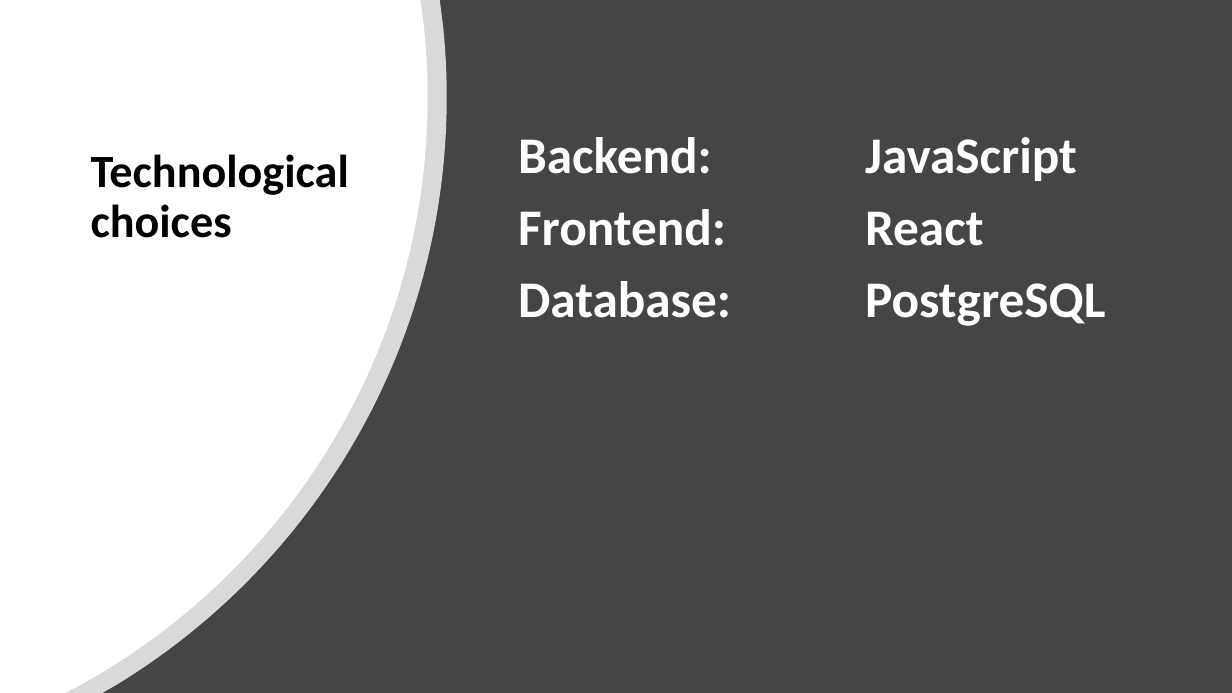
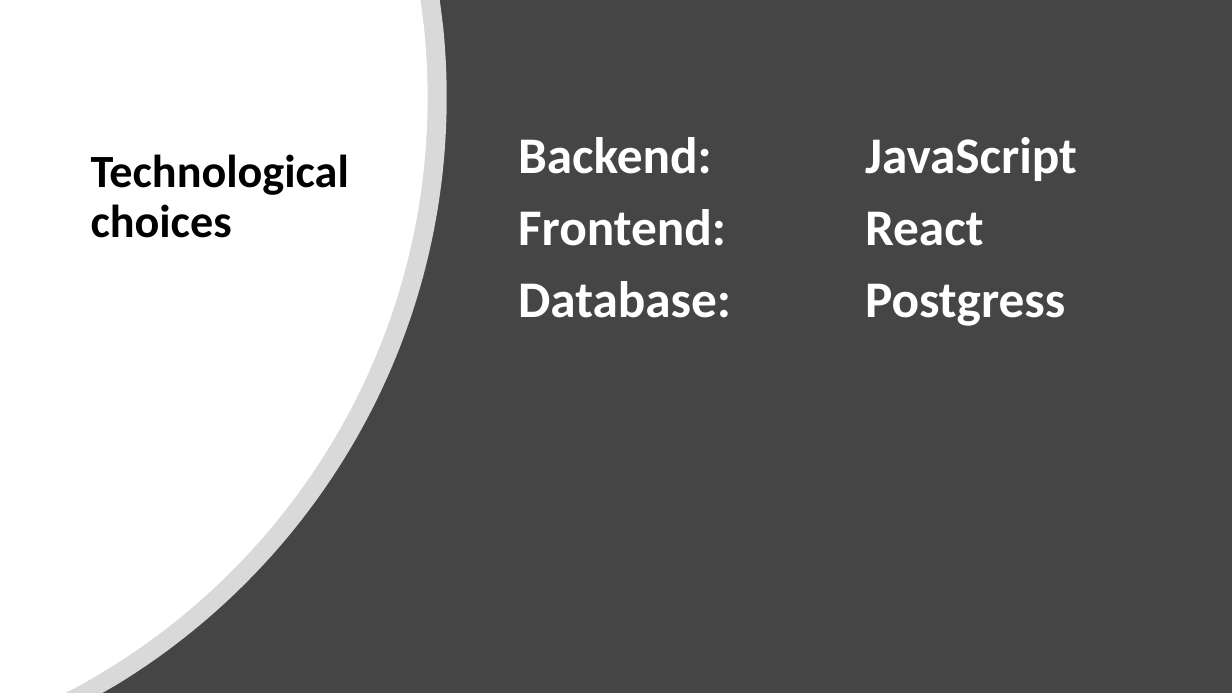
Before and after one commit to RoiTief/Exam-Management-System, a slide deck: slide 8 of docs/Proof of concept presentation.pptx (slide 6 before the commit). Drawn at 1232x693 pixels with LibreOffice and Linux fonts; fonts in the diff are those of the drawing. Boxes give left, top, right and bottom in pixels: in the first picture for what was removed or moved away, otherwise in the second. Text is boxed around its words. In the diff, an @@ line names an element or a change of style, - is before the commit and + after.

```diff
--- a/docs/Proof of concept presentation.pptx
+++ b/docs/Proof of concept presentation.pptx
@@ table at (509,120,1202,474) @@
-row 3, column 2: PostgreSQL
+row 3, column 2: Postgress
```
Also in this commit, not shown: 3 other slides changed, 2 slides added.
